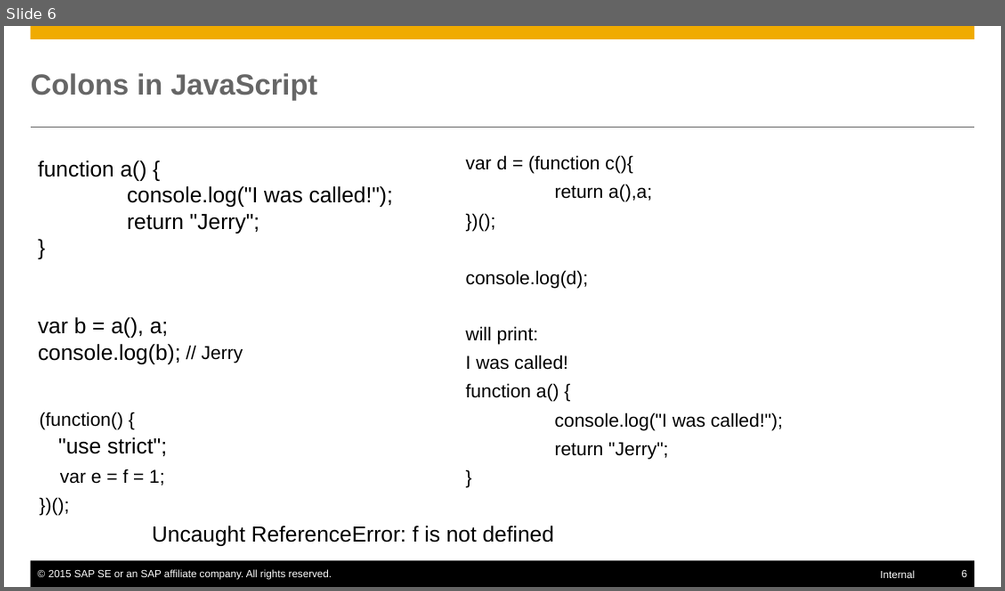
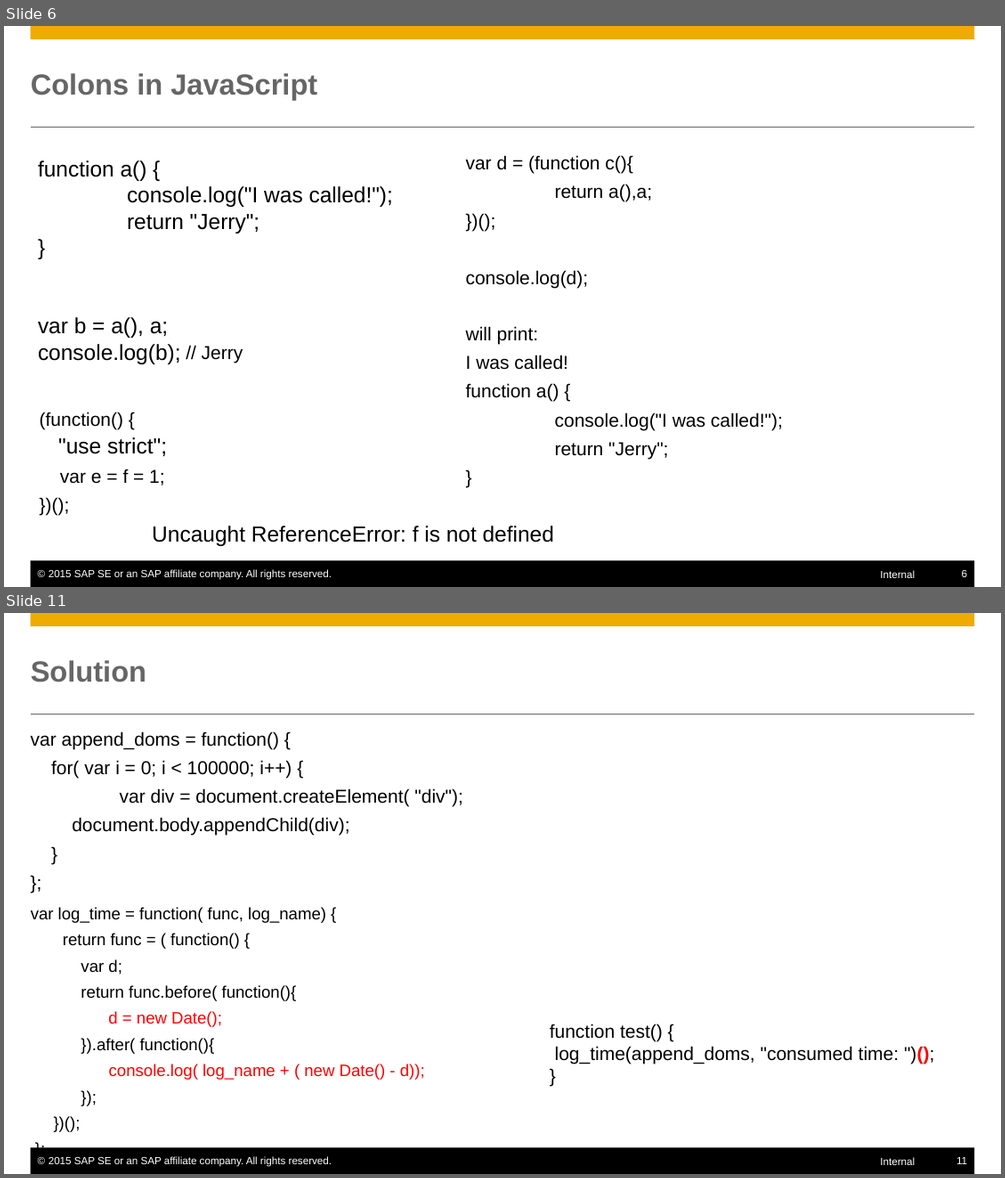
Before and after one commit to mxpang/jerryslide, a slide deck: 001_code_refact.pptx. Shown one above the other, each under a label of ours: slide 6 before the commit, slides 6 and 11 after it; the slides between them are not shown. The pictures are 1005x591 and 1005x1178 pixels, drawn with LibreOffice and Linux fonts; fonts in the diff are those of the drawing. Boxes give left, top, right and bottom in pixels: in the first picture for what was removed or moved away, otherwise in the second. Text is boxed around its words. In the diff, an @@ line names an element or a change of style, - is before the commit and + after.

```diff
--- a/001_code_refact.pptx
+++ b/001_code_refact.pptx
@@ slide 11 added at [4, 613, 1001, 1174], background #FFFFFF; not listed: 6 template elements that a slide beside it also shows @@
@@ title added at [31, 660, 146, 682], 28 pt, text #666666, bold @@
+Solution
@@ text added at [31, 731, 463, 835], 18 pt, text #000000 @@
+var append_doms = function() {
+for( var i = 0; i < 100000; i++) {
+var div = document.createElement( "div");
+document.body.appendChild(div);
+}
+};
@@ text added at [31, 907, 425, 1079], 16 pt, text #000000 @@
+var log_time = function( func, log_name) {
+return func = ( function() {
+var d;
+return func.before( function(){
+d = new Date();
+}).after( function(){
+console.log( log_name + ( new Date() - d));
+});
+})();
+};
@@ text added at [550, 1023, 898, 1063], 18 pt, text #000000 @@
+function test() {
+log_time(append_doms, "consumed time: ")();
+}
```
Also in this commit, not shown: 2 slides changed, 10 other slides added, 10 other files.
